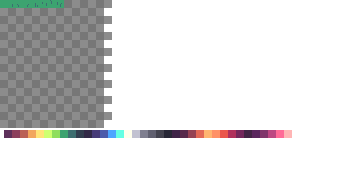
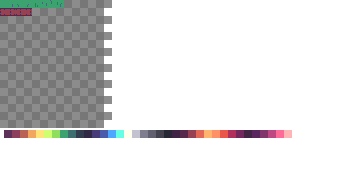
Comparing the layer stacks of the two (360, 180) images. Changes:
painted on "Layer #1" over (0, 8, 32, 16)
